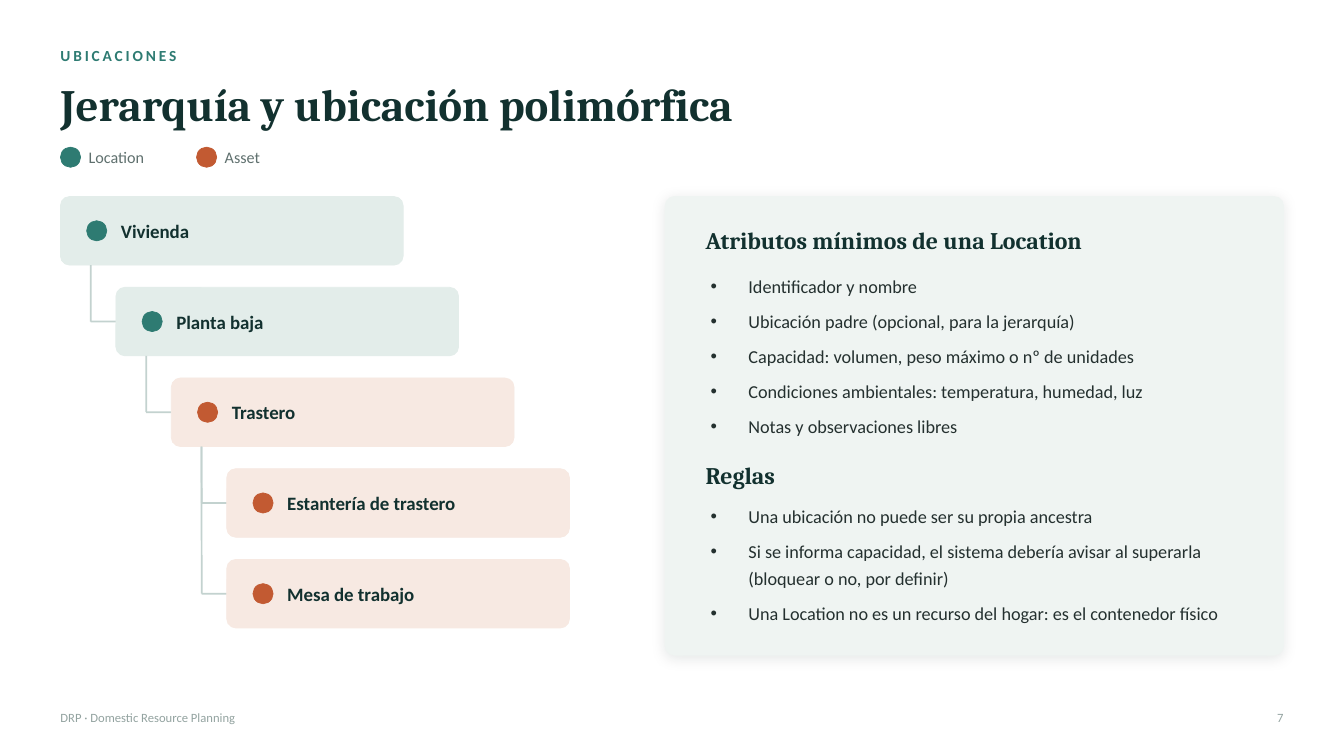
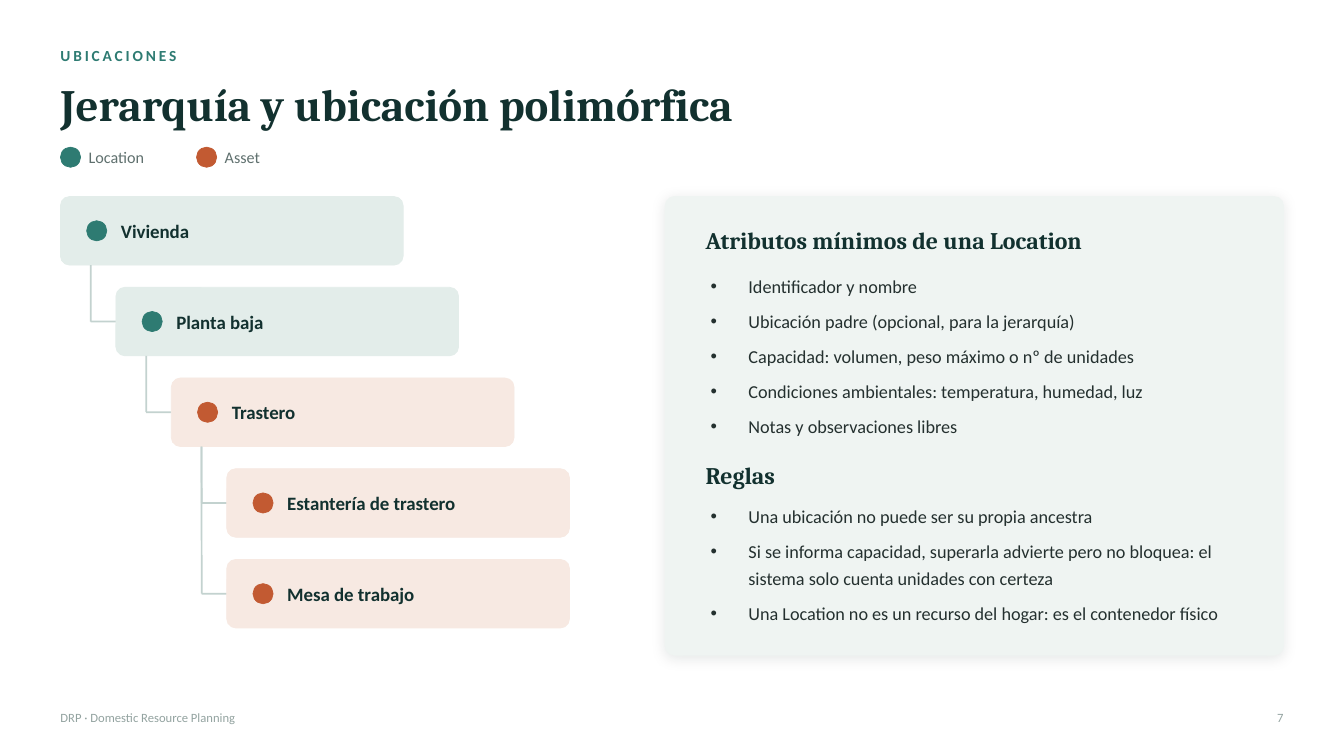
Before and after one commit to kikescribano/domestic_resource_planning, a slide deck: slide 8 of docs/common/marketing/DRP-resumen.pptx. Drawn at 1344x756 pixels with LibreOffice and Linux fonts; fonts in the diff are those of the drawing. Boxes give left, top, right and bottom in pixels: in the first picture for what was removed or moved away, otherwise in the second. Text is boxed around its words. In the diff, an @@ line names an element or a change of style, - is before the commit and + after.

```diff
--- a/docs/common/marketing/DRP-resumen.pptx
+++ b/docs/common/marketing/DRP-resumen.pptx
@@ text at (x1=748, y1=545, x2=1212, y2=585): text changed @@
-• Si se informa capacidad, el sistema debería avisar al superarla (bloquear o no, por definir)
+• Si se informa capacidad, superarla advierte pero no bloquea: el sistema solo cuenta unidades con certeza
```
Also in this commit, not shown: 5 other slides changed, 24 other files.
